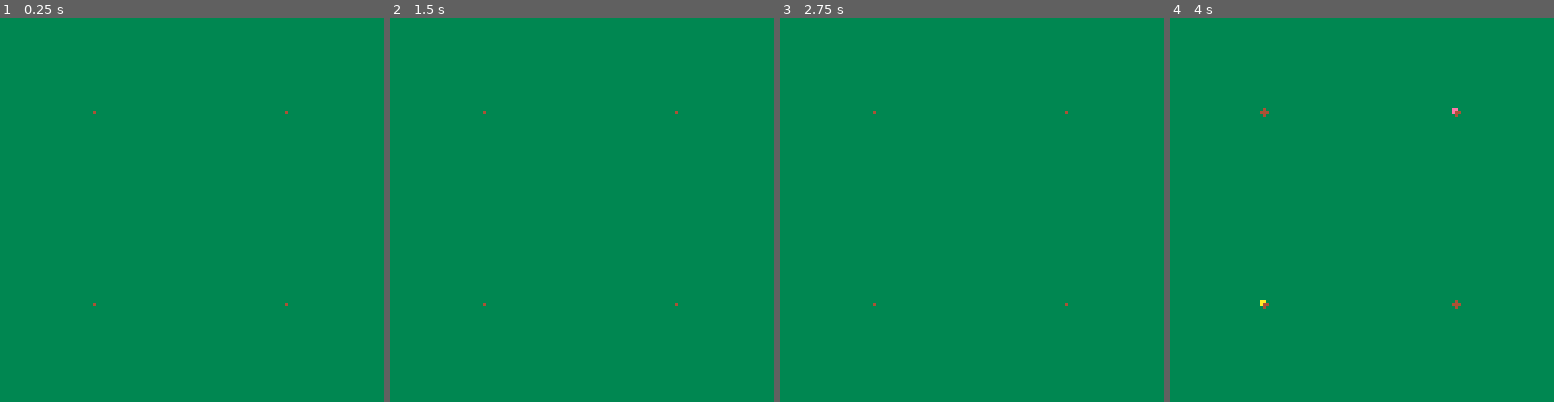
Above: before the commit, frames 1-4 (left to right).
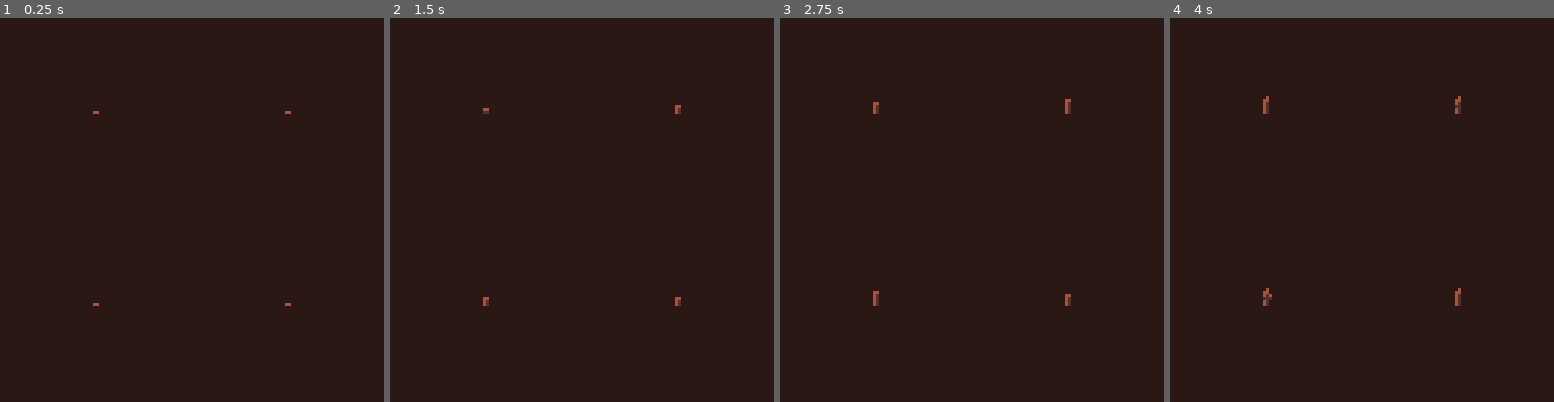
Above: after the commit, the same moments.

Repository: erwinbonsma/WhereToRootPico8
Game: PICO-8 cartridge wheretoroot.p8
Same seed, same stepped clock (60 frames per second), same inputs: the game is played once before the commit and once after it.
Inputs:
- Up to frame 1 (0.25 s): no input
- Up to frame 2 (1.5 s): no input
- Up to frame 3 (2.75 s): no input
- Up to frame 4 (4 s): no input

The runs differ from the first frame. In frame 1, 100% of the frame differs, in the area x 0-100%, y 0-100%; in frame 2, 100%; in frame 3, 100%; in frame 4, 100%.

Commit message:
Animate tree using sprites

Diff:
--- a/wheretoroot.p8
+++ b/wheretoroot.p8
@@ -5,18 +5,30 @@
 seed_r=2.5
 tree_r=3
 branch_l=6
+pal({
+ [0]=-16,
+ [5]=-11,
+ [8]=-8,
+ [10]=-5
+},1)
 families={
  {x=31,y=31,p={
+  --red
   [6]=8,[5]=2,[7]=14
  }},
  {x=95,y=31,p={
+  --pink
   [6]=14,[5]=2,[7]=15
  }},
  {x=31,y=95,p={
-  [6]=10,[5]=9,[7]=7
+  --yellow
+  --[6]=10,[5]=9,[7]=7
+  [6]=10,[5]=3,[7]=11
  }},
  {x=95,y=95,p={
-  [6]=12,[5]=13,[7]=6
+  --blue
+  --[6]=12,[5]=13,[7]=6
+  [6]=13,[5]=2,[7]=12
  }}
 }
 
@@ -235,17 +247,10 @@
  end
 end
 
-
-function seed:draw_shadow()
- pal(15,0)
- spr(6,self.x-3,self.y-3)
- pal()
-end
-
 function seed:draw()
  pal(self.family.p)
- spr(5,self.x-3,self.y-3)
- pal()
+ spr(5,self.x-1,self.y-2)
+ pal(0)
 end
 
 tree={}
@@ -299,14 +304,34 @@
  return true
 end
 
+tree_sprites={
+ 192,208,
+ 193,209,
+ 194,210,
+ 195,211,
+ 196,212,
+ 197,213,
+ 198,214,
+ 199,215,
+ 200,216,
+ 201,
+ 202,204,206,224,226,228,
+ 230,232,234,236,238
+}
+
 function tree:draw_trunk()
- local r=self.r*(
-  min(1,self.age*2)
-  -max(0,self.age-0.8)*5
- )
- circfill(
-  self.x,self.y,r,self.color
- )
+ local si=ceil(self.age*30)
+ if si<20 then
+  spr(
+   tree_sprites[si],
+   self.x-3,self.y-7
+  )
+ else
+  spr(
+   tree_sprites[si],
+   self.x-7,self.y-10,2,2
+  )
+ end
 end
 
 function tree:draw_seeds()
@@ -314,7 +339,7 @@
  local r1=m*2.5
  local r2=m*branch_l
 
- if (m<=0) return
+ if (m<=0 or true) return
  local si=ceil(m*4)
 
  pal(self.family.p)
@@ -323,7 +348,7 @@
   local y=self.y+s.dy*r2
   spr(si,x-3,y-3)
  end
- pal()
+ pal(0)
 end
 
 function _init()
@@ -360,8 +385,7 @@
 end
 
 function _draw()
- cls(3)
- foreach(seeds,seed.draw_shadow)
+ cls()
  foreach(seeds,seed.draw)
  foreach(trees,tree.draw_trunk)
  foreach(trees,tree.draw_seeds)
Not shown, changed: 126 lines of the sprite sheet (__gfx__) section of wheretoroot.p8
